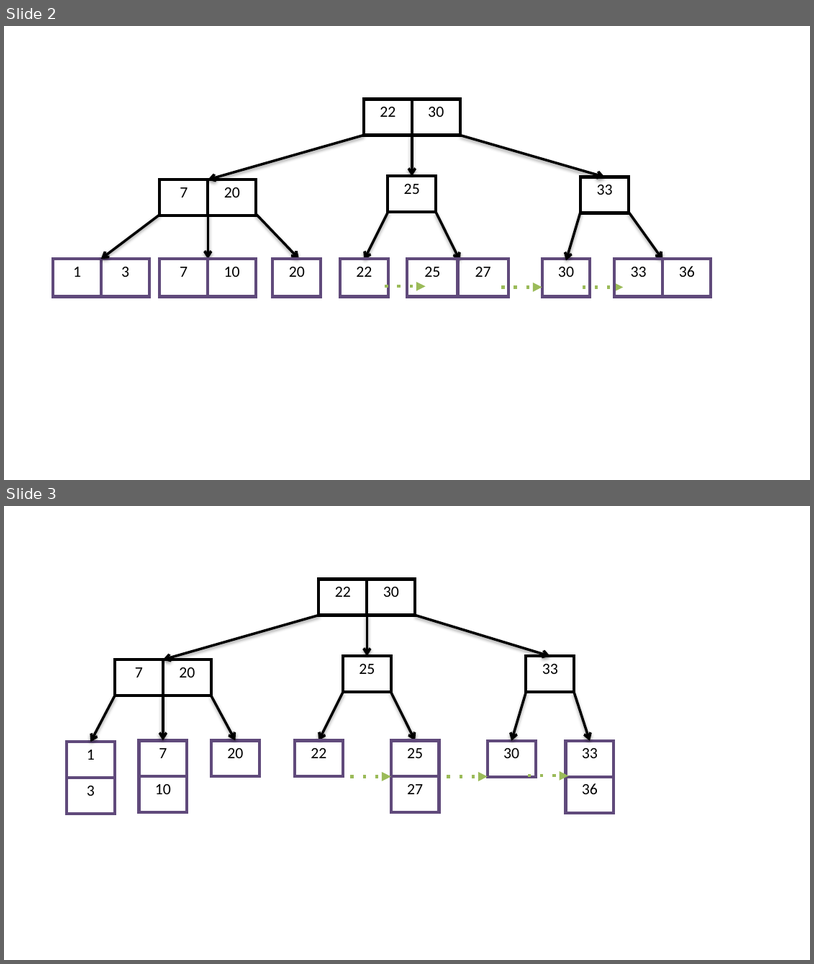
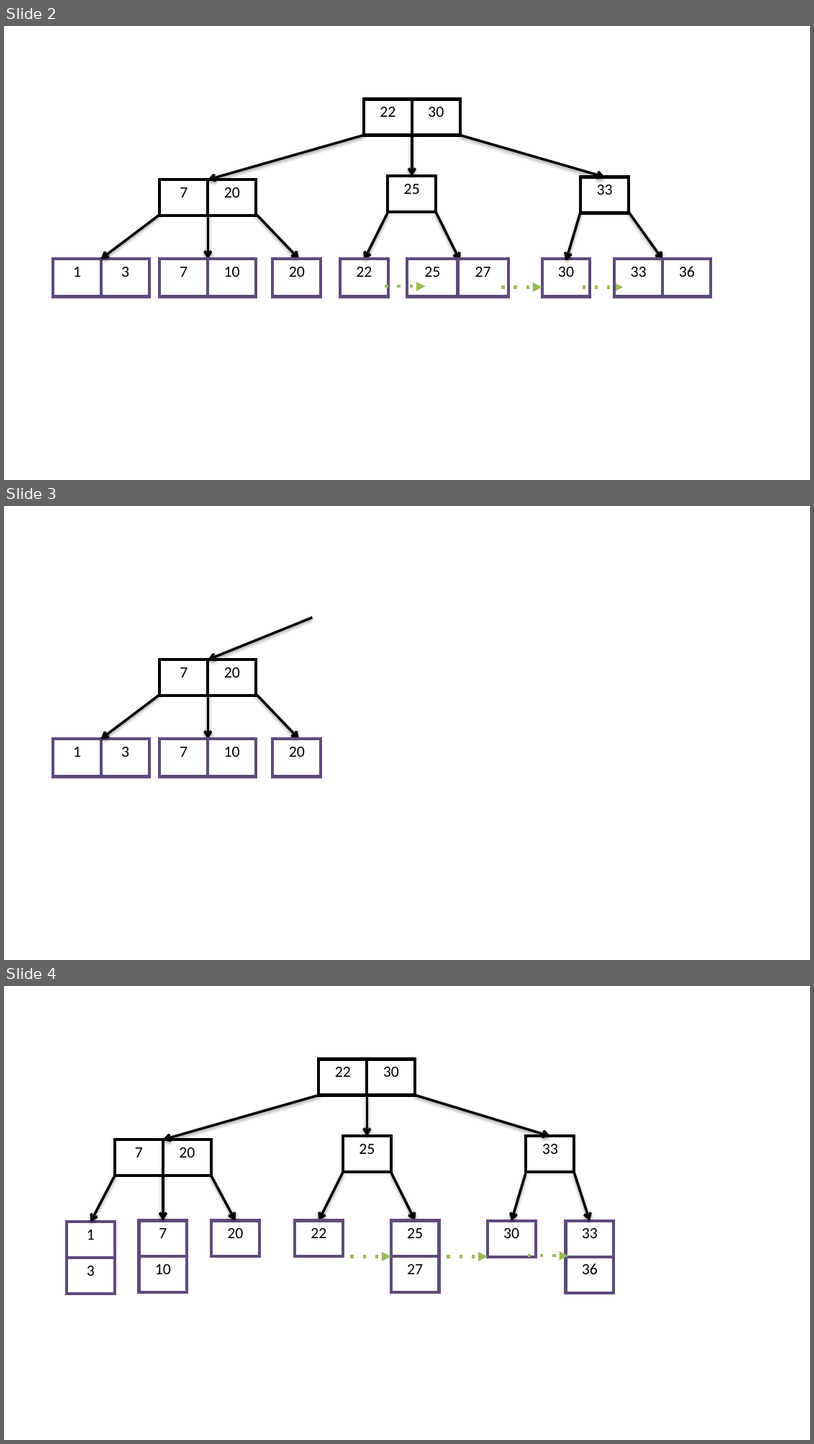
Before and after one commit to niemasd/Data-Structures-Textbook, a slide deck: figures/Chapter 3 - Tree Structures/3.9 - B+ Trees.pptx. Shown one above the other, each under a label of ours: slides 2 and 3 before the commit, slides 2, 3 and 4 after it. The pictures are 814x964 and 814x1444 pixels, drawn with LibreOffice and Linux fonts; fonts in the diff are those of the drawing. Boxes give left, top, right and bottom in pixels: in the first picture for what was removed or moved away, otherwise in the second. Text is boxed around its words. In the diff, an @@ line names an element or a change of style, - is before the commit and + after.

```diff
--- a/figures/Chapter 3 - Tree Structures/3.9 - B+ Trees.pptx
+++ b/figures/Chapter 3 - Tree Structures/3.9 - B+ Trees.pptx
@@ slide 3 added at (x1=4, y1=506, x2=810, y2=960), background #FFFFFF @@
@@ arrow added from (312, 618) to (208, 659), #000000 2.25 pt @@
@@ table added at (x1=160, y1=659, x2=257, y2=695), 1 rows, 2 columns @@
+7 | 20
@@ arrow added from (160, 695) to (100, 739), #000000 2.25 pt @@
@@ arrow added from (208, 694) to (208, 739), #000000 2.25 pt @@
@@ arrow added from (257, 694) to (299, 739), #000000 2.25 pt @@
@@ table added at (x1=53, y1=739, x2=150, y2=777), 1 rows, 2 columns @@
+1 | 3
@@ table added at (x1=160, y1=739, x2=257, y2=777), 1 rows, 2 columns @@
+7 | 10
@@ table added at (x1=273, y1=739, x2=321, y2=777), 1 rows, 1 columns @@
+20
@@ what was slide 3 is now slide 4 @@
```
Also in this commit, not shown: 1 slide changed, 1 other slide added, 29 other files.
